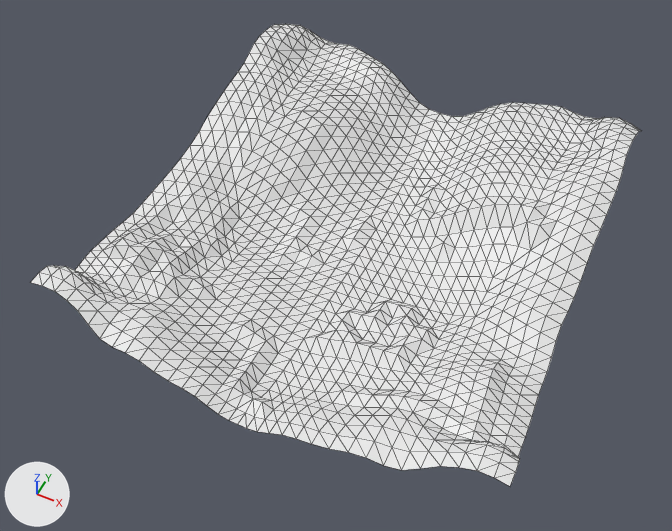
One commit to the COLLADA model sol.dae: the scene before it, then after it.
The view is the same before and after, from a camera (50 mm lens) standing at (117.0, -251.0, 308.0) and looking at (-6.0, -6.0, 2.0). Every picture has the same lights, and +X, +Y and +Z are marked at lower left. Mesh edges are drawn as thin lines. Where no turn or scale is listed for an object, it has been applied to the vertices.
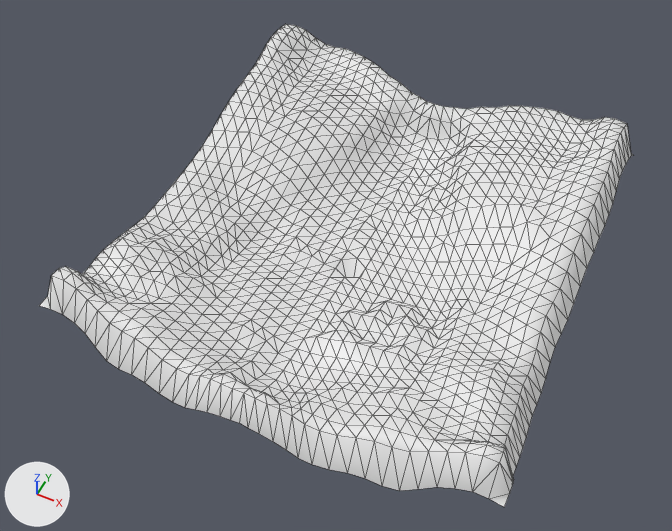
The newer file is also turned or shifted as a whole; pictures and numbers use the older file's frame.

The change in detail:
me_grid is used by ob_grid; location (0.0, 0.0, 0.0).
me_grid had 1225 vertices, 2312 faces and spanned x -100.0..100.0, y -99.0..110.0, z 0.0..40.0.
me_grid now has 1225 vertices, 2312 faces and spans x -100.0..100.0, y -98.0..110.0, z -22.0..40.0.
me_grid part 1: 403 of 1225 vertices moved; they spanned x -100.0..100.0, y -99.0..110.0, z 1.0..39.0 and now span x -100.0..100.0, y -98.0..110.0, z -1.0..32.0; mean shift (0.0, 0.0, -3.0); largest move (100.0, -76.0, 25.0) -> (100.0, -76.0, 10.0).
Part 2, on me_grid:
Vertex 577 of me_grid moves from (0.0, -6.0, 0.0) at pixel (347, 272) to (0.0, -9.0, 0.0) at pixel (344, 277).
Vertex 612 of me_grid moves from (0.0, 0.0, 0.0) at pixel (353, 263) to (0.0, -2.0, -22.0).
Vertex 647 of me_grid moves from (0.0, 6.0, 0.0) at pixel (359, 255) to (0.0, 4.0, 0.0) at pixel (357, 258).
me_grid part 3: all faces are now shaded smooth (2312 of 2312 changed).

Boxes [x1, y1, x2, y2] around the edits, measured in the pictures (672 x 531 px; the box of a moved part takes in the faces that stretch with it):
'Grid', reshaped: before [31, 24, 641, 486]; after [39, 24, 633, 507]
part 1 of me_grid, moved or reshaped: before [31, 24, 641, 486]; after [39, 50, 633, 507]
part 2 of me_grid, moved or reshaped: [330, 246, 371, 286] in both
part 3 of me_grid, shading changed: [52, 24, 627, 463] in both
